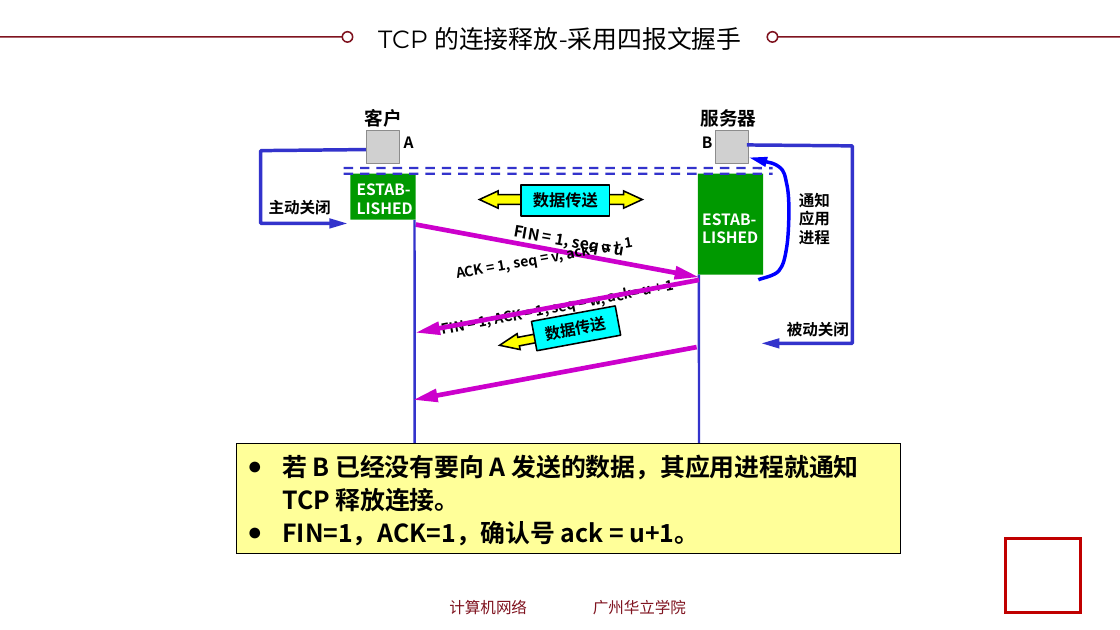
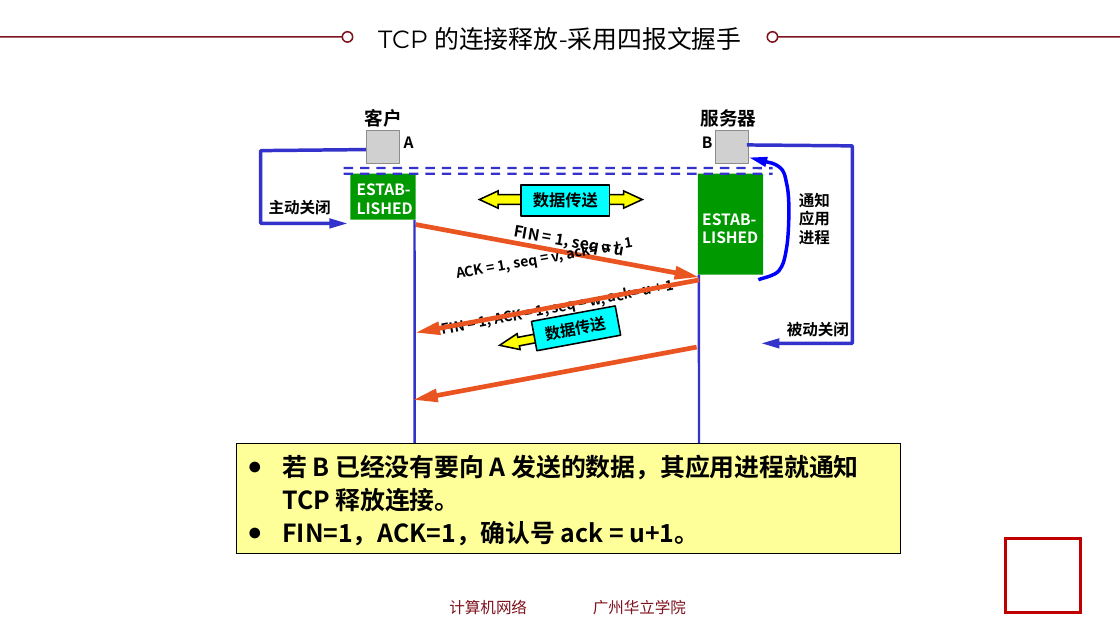
Before and after one commit to glplaman/glplaman.github.io, a slide deck: slide 209 of network/ppt/chap5.pptx (slide 210 before the commit). Drawn at 1120x630 pixels with LibreOffice and Linux fonts; fonts in the diff are those of the drawing; grey boxes stand for pictures; background and template pictures are left out. Boxes give left, top, right and bottom in pixels: in the first picture for what was removed or moved away, otherwise in the second. Text is boxed around its words. In the diff, an @@ line names an element or a change of style, - is before the commit and + after.

```diff
--- a/network/ppt/chap5.pptx
+++ b/network/ppt/chap5.pptx
@@ arrow (416, 224) - (698, 277): stroke #CC00CC 3 pt to #E95420 3 pt @@
@@ arrow (699, 280) - (417, 333): stroke #CC00CC 3 pt to #E95420 3 pt @@
@@ arrow (697, 347) - (414, 400): stroke #CC00CC 3 pt to #E95420 3 pt @@
```
Also in this commit, not shown: 15 other slides changed, 1 slide removed, 3 other files.
